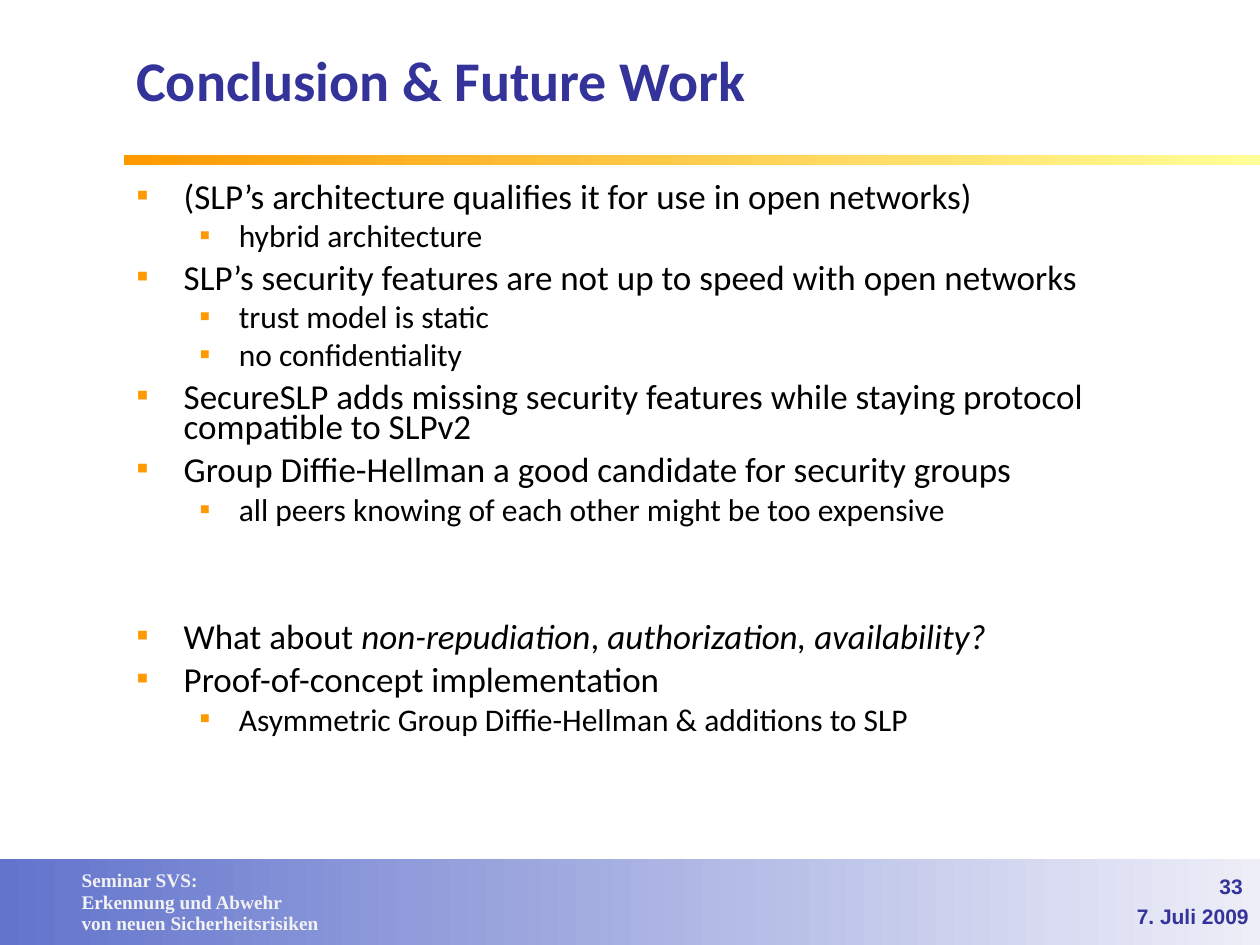
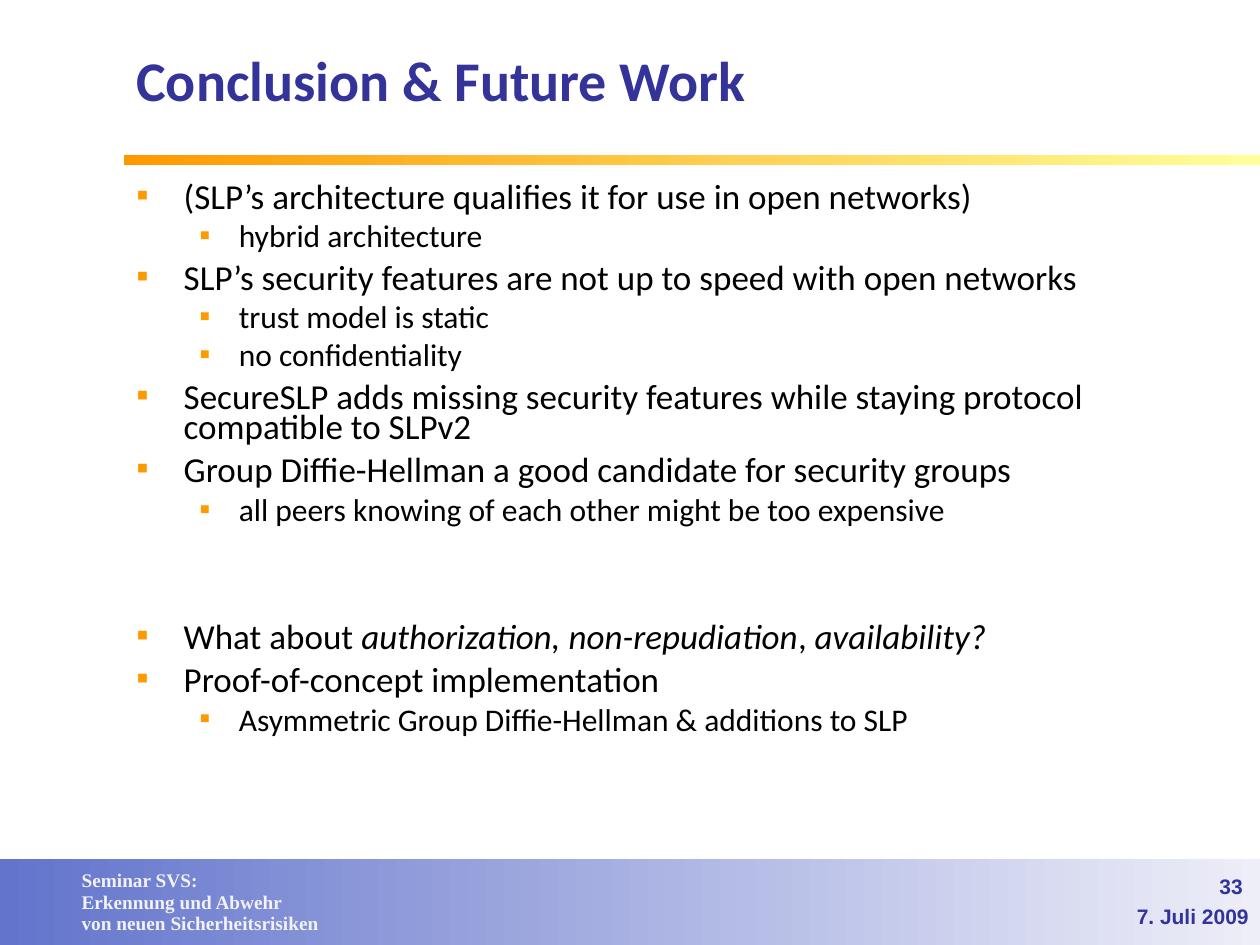
Before and after one commit to lemmy/SecuredSLP, a slide deck: slide 33 of doc/Service Discovery in open networks.ppt. Drawn at 1260x945 pixels with LibreOffice and Linux fonts; fonts in the diff are those of the drawing; background and template pictures are left out. Boxes give left, top, right and bottom in pixels: in the first picture for what was removed or moved away, otherwise in the second. Text is boxed around its words. In the diff, an @@ line names an element or a change of style, - is before the commit and + after.

Commit message:
final version

```diff
--- a/doc/Service Discovery in open networks.ppt
+++ b/doc/Service Discovery in open networks.ppt
@@ text at [184,624,986,655]: text changed @@
-▪ What about non-repudiation, authorization, availability?
+▪ What about authorization, non-repudiation, availability?
```
Also in this commit, not shown: 9 other slides changed.
